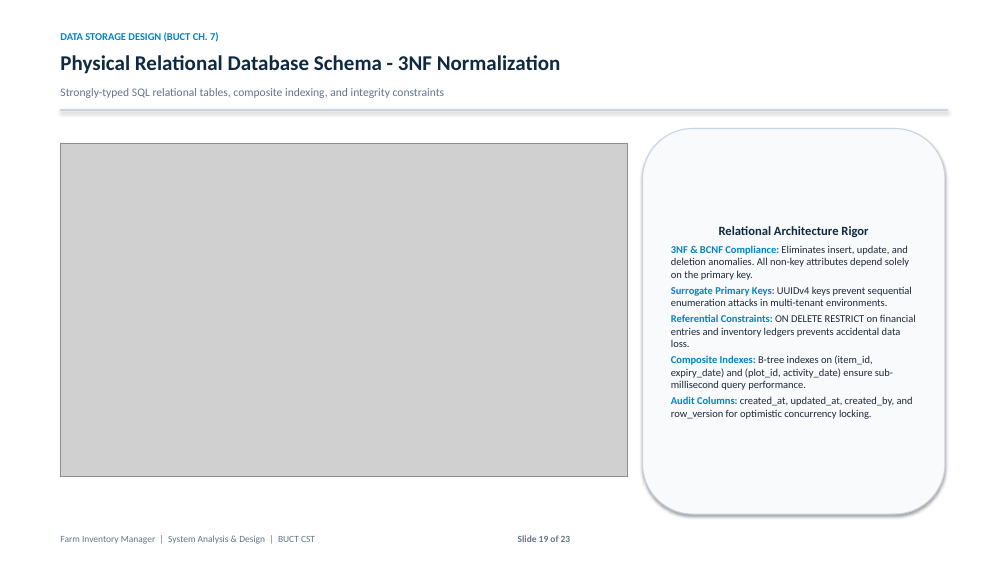
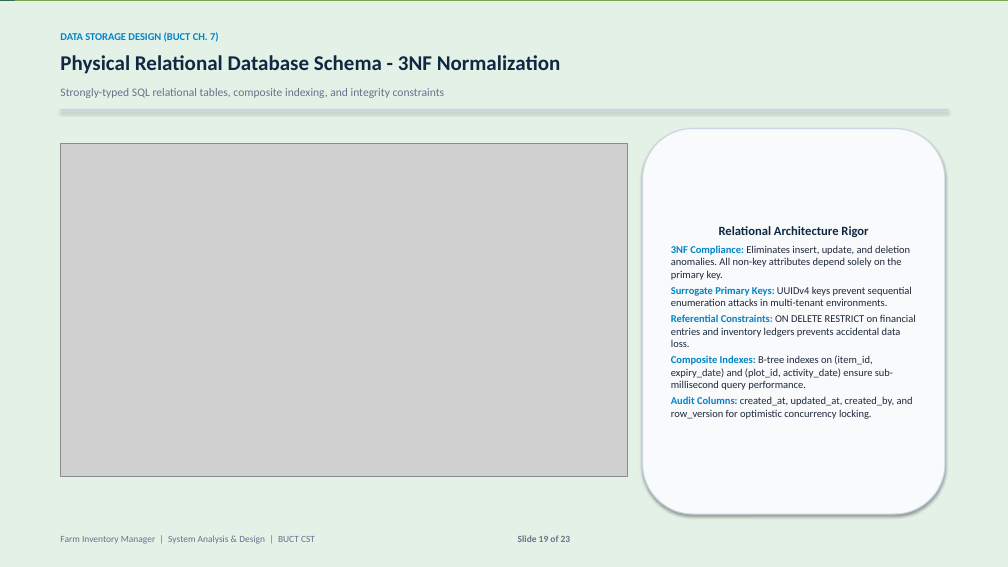
Before and after one commit to frhetto/Farm-Inventory-Manager, a slide deck: slide 19 of Farm_Inventory_Manager_Presentation.pptx. Drawn at 1008x567 pixels with LibreOffice and Linux fonts; fonts in the diff are those of the drawing; grey boxes stand for pictures. Boxes give left, top, right and bottom in pixels: in the first picture for what was removed or moved away, otherwise in the second. Text is boxed around its words. In the diff, an @@ line names an element or a change of style, - is before the commit and + after.

```diff
--- a/Farm_Inventory_Manager_Presentation.pptx
+++ b/Farm_Inventory_Manager_Presentation.pptx
@@ rectangle added at [0, 0, 14, 567], fill #1B5E4B @@
@@ rectangle added at [0, 1, 1008, 567], fill #E4F1E7 @@
@@ rectangle added at [14, 0, 1008, 11], fill #78A843 @@
@@ text in rounded rectangle at [671, 245, 910, 280]: text changed @@
-3NF & BCNF Compliance: Eliminates insert, update, and deletion anomalies. All non-key attributes depend solely on the primary key.
+3NF Compliance: Eliminates insert, update, and deletion anomalies. All non-key attributes depend solely on the primary key.
```
Also in this commit, not shown: 21 other slides changed, 13 other files.
